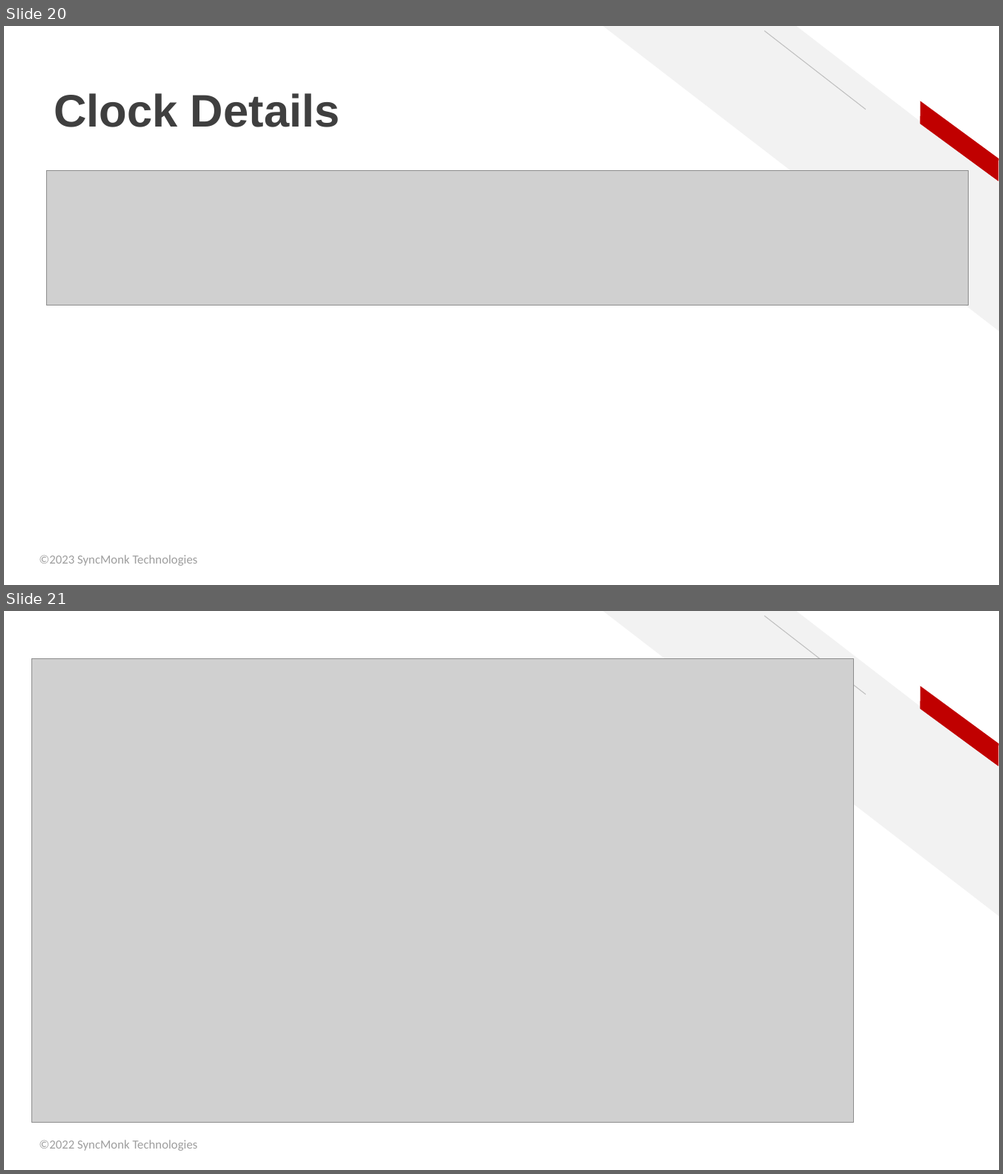
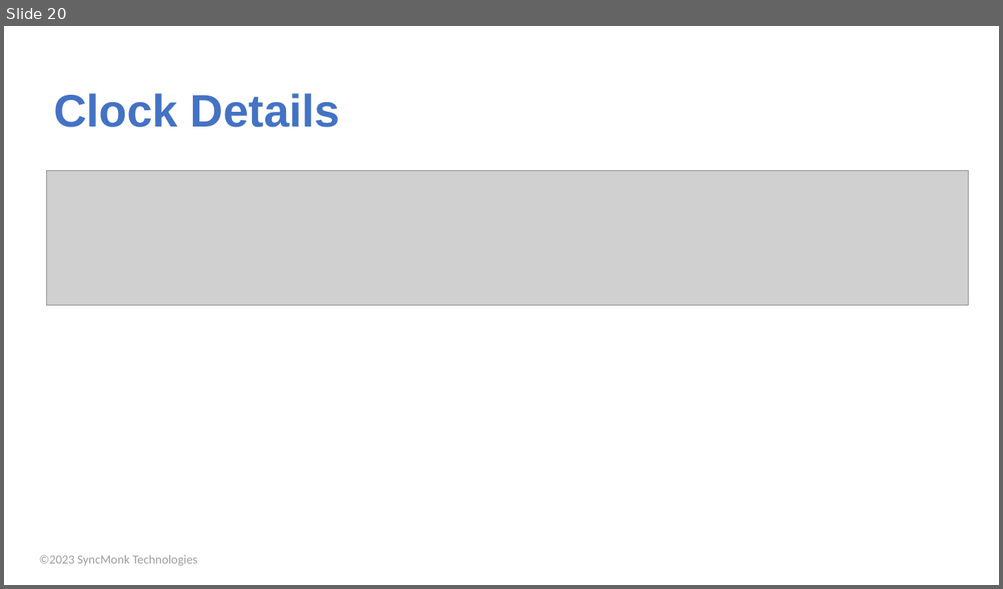
Before and after one commit to SiwaNetwork/QUANTUM, a slide deck: Time-Card/ДОКУМЕНТЫ/МАТЕРИАЛ СТАТЬИ/#65-SyncESMC - an ITU-T G.781 Multi-Clock ESMC Implementation.pptx. Shown one above the other, each under a label of ours: slides 20 and 21 before the commit, slide 20 after it. The pictures are 1003x1174 and 1003x589 pixels, drawn with LibreOffice and Linux fonts; fonts in the diff are those of the drawing; grey boxes stand for pictures; background and template pictures are left out. Boxes give left, top, right and bottom in pixels: in the first picture for what was removed or moved away, otherwise in the second. Text is boxed around its words. In the diff, an @@ line names an element or a change of style, - is before the commit and + after.

```diff
--- a/Time-Card/ДОКУМЕНТЫ/МАТЕРИАЛ СТАТЬИ/#65-SyncESMC - an ITU-T G.781 Multi-Clock ESMC Implementation.pptx
+++ b/Time-Card/ДОКУМЕНТЫ/МАТЕРИАЛ СТАТЬИ/#65-SyncESMC - an ITU-T G.781 Multi-Clock ESMC Implementation.pptx
@@ slide 21 removed at (x1=4, y1=611, x2=999, y2=1170), background #FFFFFF; not listed: 3 template elements that a slide beside it also shows @@
@@ picture removed at (x1=31, y1=659, x2=854, y2=1123) @@
@@ text removed at (x1=39, y1=1140, x2=198, y2=1151) @@
-©2022 SyncMonk Technologies
@@ slide 20 changed as well @@
@@ title "Clock Details" at (x1=54, y1=93, x2=340, y2=127): text colour #3F3F3F to #4472C4 @@
@@ diag stripe removed at (x1=603, y1=26, x2=999, y2=331) @@
@@ line removed from (866, 110) to (764, 30) @@
@@ parallelogram removed at (x1=909, y1=101, x2=999, y2=181) @@
```
Also in this commit, not shown: 19 other slides changed, 1 other slide removed, 8 other files.
